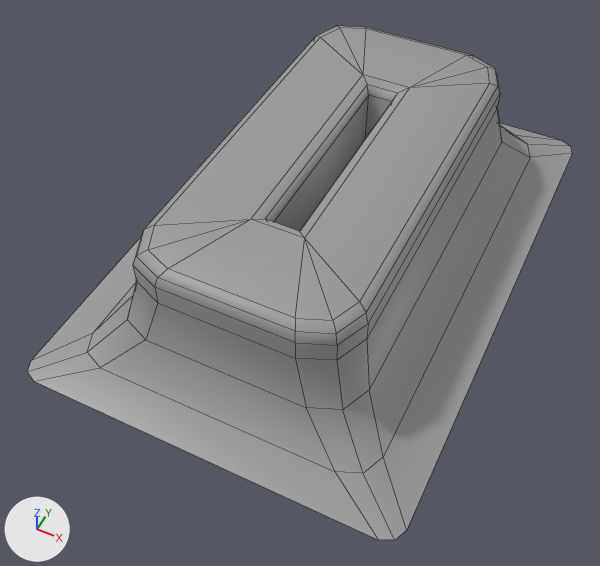
The FBX model Assets/- Asset Store/Custom/Numbers/Number_0.fbx, before and after one commit.
Rendered twice from a 50 mm lens placed at (0.188, -0.436, 0.484), pointed at (-0.002, -0.055, 0.007). Every picture has the same lights, and +X, +Y and +Z are marked at lower left. Mesh edges are drawn as thin lines. Where no turn or scale is listed for an object, it has been applied to the vertices.

In view in the first picture: 'Number_0'.
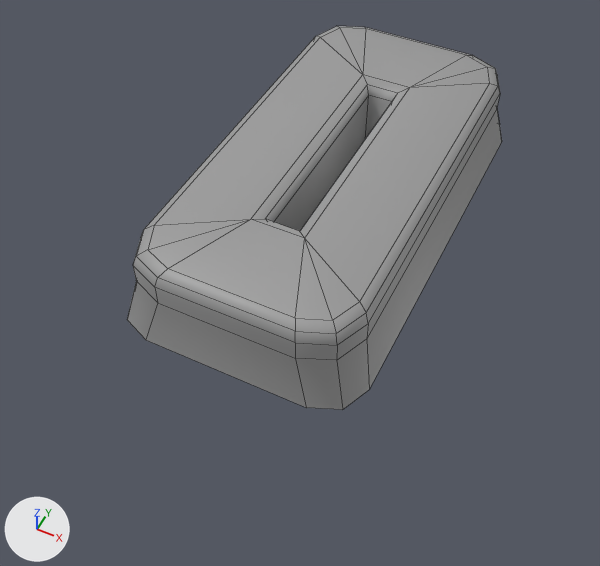
Edits to the bpy script that builds the scene:
```text
Change me_cube_018:
    used by ob_number_0; location = (0.0, 0.0, 0.0)
    remove me_cube_018.from_pydata(...)  # 100 vertices, 97 faces; spans x -0.145..0.145, y -0.216..0.216, z 0.0..0.1
    add me_cube_018.from_pydata(...)  # 76 vertices, 73 faces; spans x -0.091..0.091, y -0.172..0.172, z 0.0..0.1
    me_cube_018 part 1
    24 vertices are removed from x -0.145..0.145, y -0.216..0.216, z 0.0..0.01
    24 faces are deleted
```

Changed parts and their boxes [x1, y1, x2, y2] in the pictures (600 x 566 px):
'Number_0', reshaped (31% narrower, 25% shorter): before [27, 26, 572, 540]; after [127, 26, 502, 410]
part 1 of me_cube_018, deleted: before [27, 123, 572, 540]
